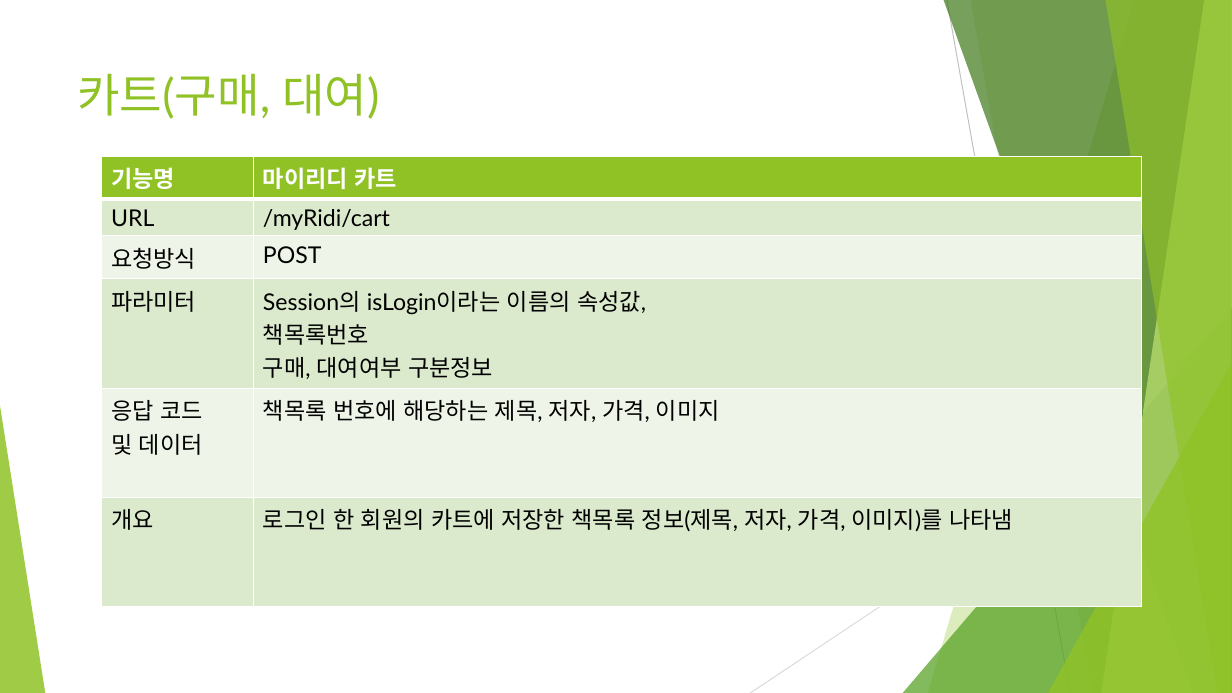
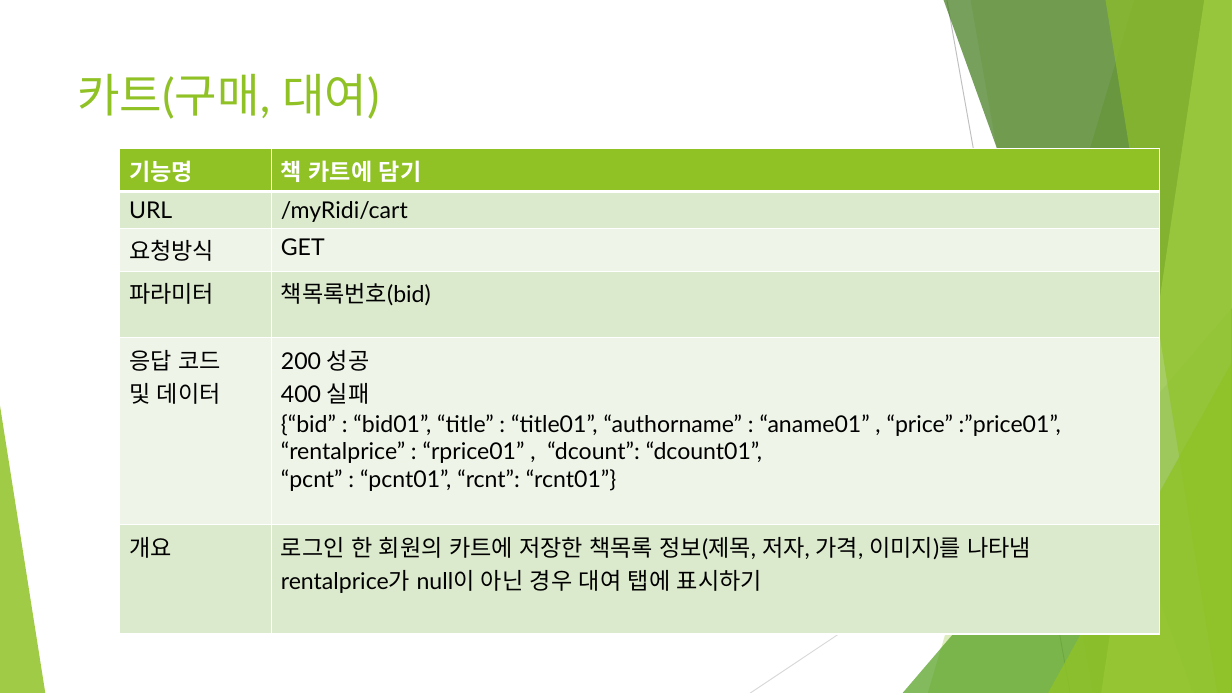
Before and after one commit to ridibooks-web/ridibooks, a slide deck: slide 16 of 리디북스 인터페이스.pptx (slide 13 before the commit). Drawn at 1232x693 pixels with LibreOffice and Linux fonts; fonts in the diff are those of the drawing. Boxes give left, top, right and bottom in pixels: in the first picture for what was removed or moved away, otherwise in the second. Text is boxed around its words. In the diff, an @@ line names an element or a change of style, - is before the commit and + after.

```diff
--- a/리디북스 인터페이스.pptx
+++ b/리디북스 인터페이스.pptx
@@ table at (x1=120, y1=149, x2=1160, y2=611) @@
-row 1, column 2: 마이리디 카트
+row 1, column 2: 책 카트에 담기
-row 3, column 2: POST
+row 3, column 2: GET
-row 4, column 2: Session의 isLogin이라는 이름의 속성값, / 책목록번호 / 구매, 대여여부 구분정보
+row 4, column 2: 책목록번호(bid)
-row 5, column 2: 책목록 번호에 해당하는 제목, 저자, 가격, 이미지
+row 5, column 2: 200 성공 / 400 실패 / {“bid” : “bid01”, “title” : “title01”, “authorname” : “aname01” , “price” :”price01”, “rentalprice” : “rprice01” , “dcount”: “dcount01”, / “pcnt” : “pcnt01”, “rcnt”: “rcnt01”}
-row 6, column 2: 로그인 한 회원의 카트에 저장한 책목록 정보(제목, 저자, 가격, 이미지)를 나타냄
+row 6, column 2: 로그인 한 회원의 카트에 저장한 책목록 정보(제목, 저자, 가격, 이미지)를 나타냄 / rentalprice가 null이 아닌 경우 대여 탭에 표시하기
@@ table resized from (x1=102, y1=156, x2=1141, y2=580) to (x1=120, y1=149, x2=1160, y2=611) @@
```
Also in this commit, not shown: 13 other slides changed, 4 slides added, 7 slides removed, 1 other file.
